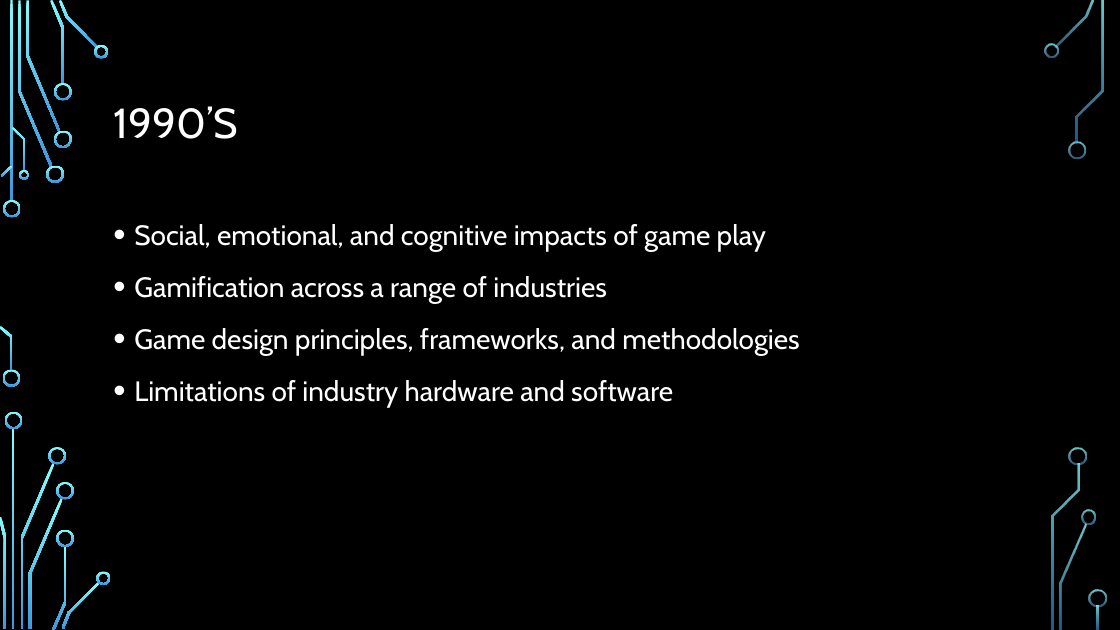
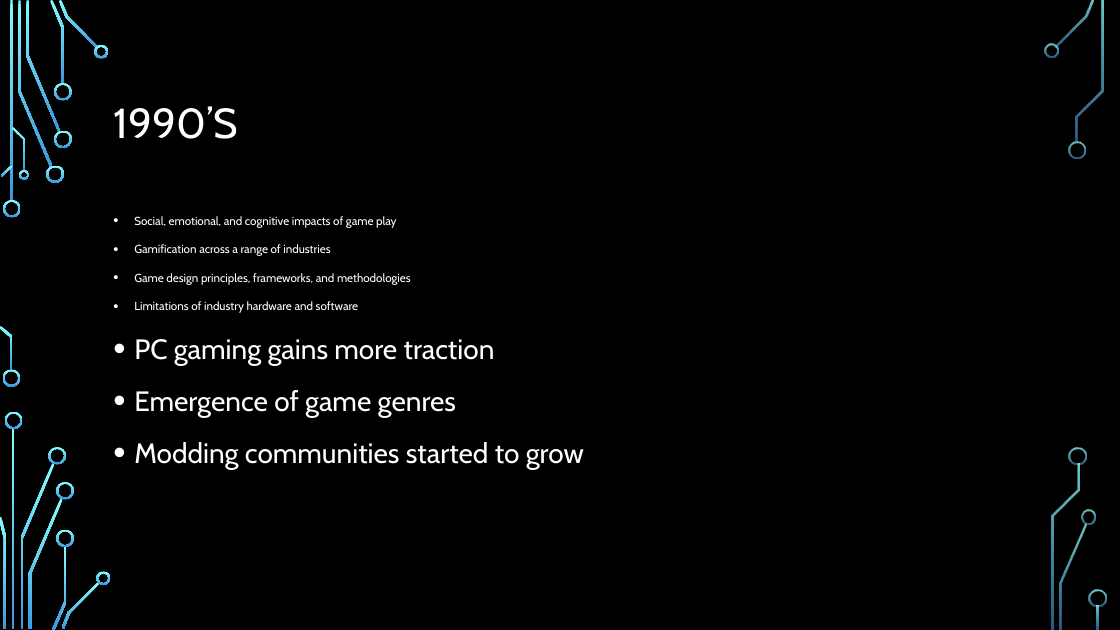
Before and after one commit to Stampard0/Assessments, a slide deck: slide 15 of Informational Technology (Game Design)/Part 1 Redo/Cluster - Introduction to Game Design/AT04/AT04 Video Game History By Richard Pountney.pptx (slide 13 before the commit). Drawn at 1120x630 pixels with LibreOffice and Linux fonts; fonts in the diff are those of the drawing; background and template pictures are left out. Boxes give left, top, right and bottom in pixels: in the first picture for what was removed or moved away, otherwise in the second. Text is boxed around its words. In the diff, an @@ line names an element or a change of style, - is before the commit and + after.

```diff
--- a/Informational Technology (Game Design)/Part 1 Redo/Cluster - Introduction to Game Design/AT04/AT04 Video Game History By Richard Pountney.pptx
+++ b/Informational Technology (Game Design)/Part 1 Redo/Cluster - Introduction to Game Design/AT04/AT04 Video Game History By Richard Pountney.pptx
@@ text at (134, 216, 411, 313): size 24 to 10 pt in "Social, emotional, and cognitive impacts of game ...", "Gamification across a range of industries", "Game design principles, frameworks, and methodologies", "Limitations of industry hardware and software" @@
@@ text at (134, 339, 584, 469): paragraphs added @@
+• PC gaming gains more traction
+• Emergence of game genres
+• Modding communities started to grow
```
Also in this commit, not shown: 5 other slides changed, 5 slides added, 2 slides removed.
